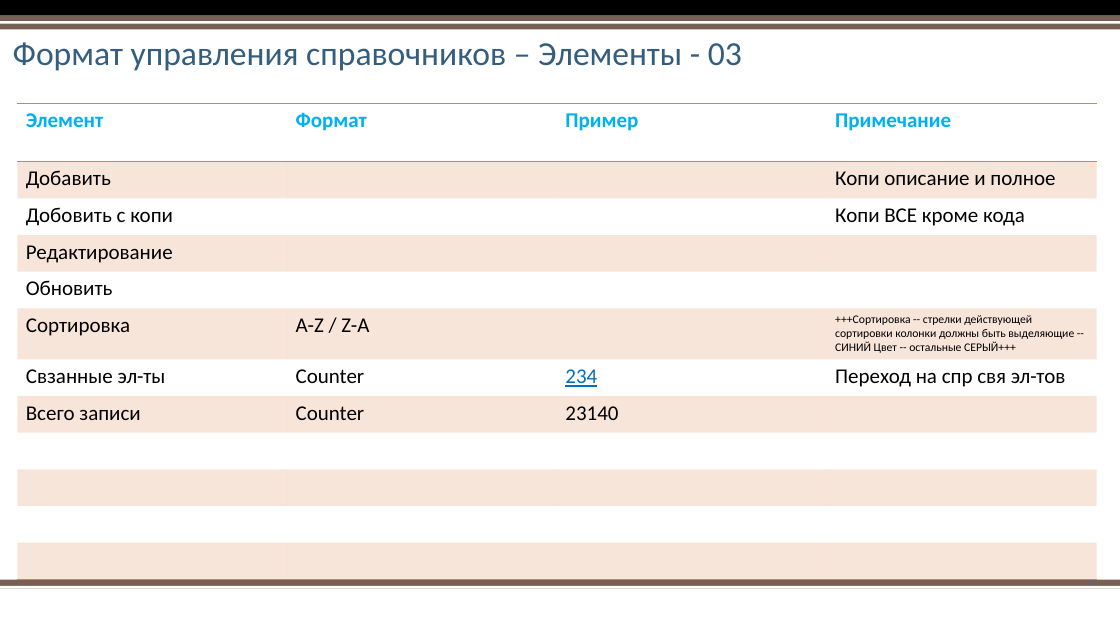
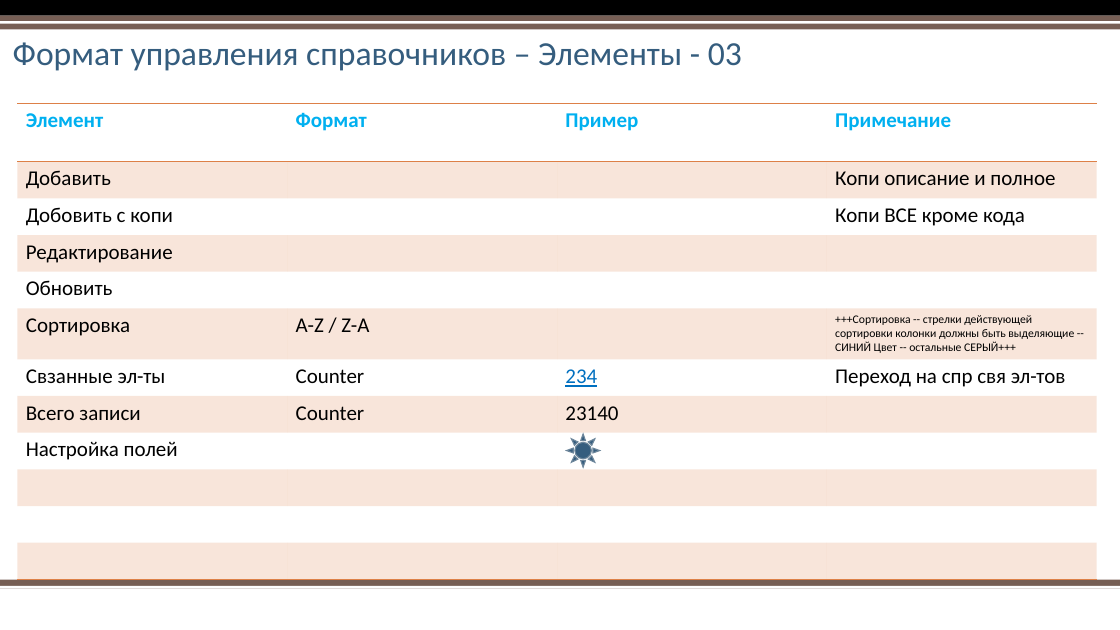
Before and after one commit to AlexPristupa/yatoyat, a slide deck: slide 12 of yatoyat-Project Overview.pptx. Drawn at 1120x630 pixels with LibreOffice and Linux fonts; fonts in the diff are those of the drawing; background and template pictures are left out. Boxes give left, top, right and bottom in pixels: in the first picture for what was removed or moved away, otherwise in the second. Text is boxed around its words. In the diff, an @@ line names an element or a change of style, - is before the commit and + after.

Commit message:
New Changes  - 17-09-2018
Саша
Я поменял файле
1. Обл бизнеса на Категорию и все дерево
2. Глобальные на системеные
3. Локальные на пользовательские
4. Перемещение колонки ФОТО
5. Настройка полей
6. Включить элемента в TOP
7. 3 Tabs - форма нового элемента
8. Поисковая строка - должна имеет ИКОНКУ почистить.
9. Добавил Модификацию.

```diff
--- a/yatoyat-Project Overview.pptx
+++ b/yatoyat-Project Overview.pptx
@@ table at (18, 103, 1096, 579) @@
+row 9: Настройка полей |  |  | 
-row 12:  |  |  | 
@@ sun added at (566, 434, 599, 467), fill #355D7E, outline #6D879B 1 pt @@
```
Also in this commit, not shown: 23 other slides changed, 11 slides added.
